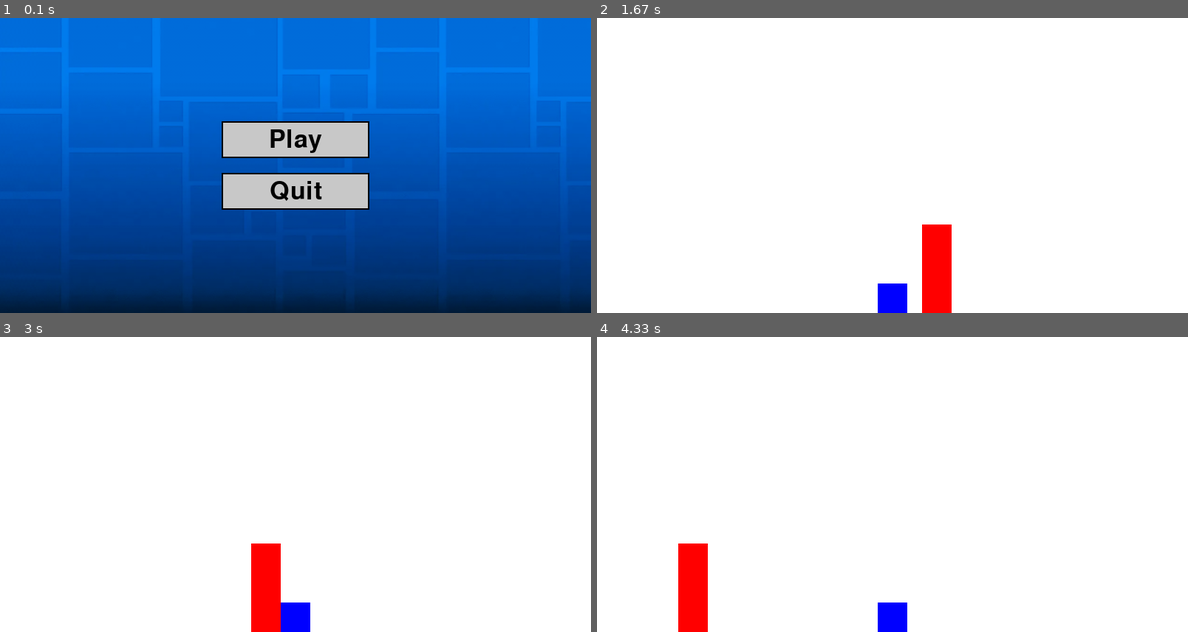
Above: before the commit, frames 1-4 (two rows, left to right).
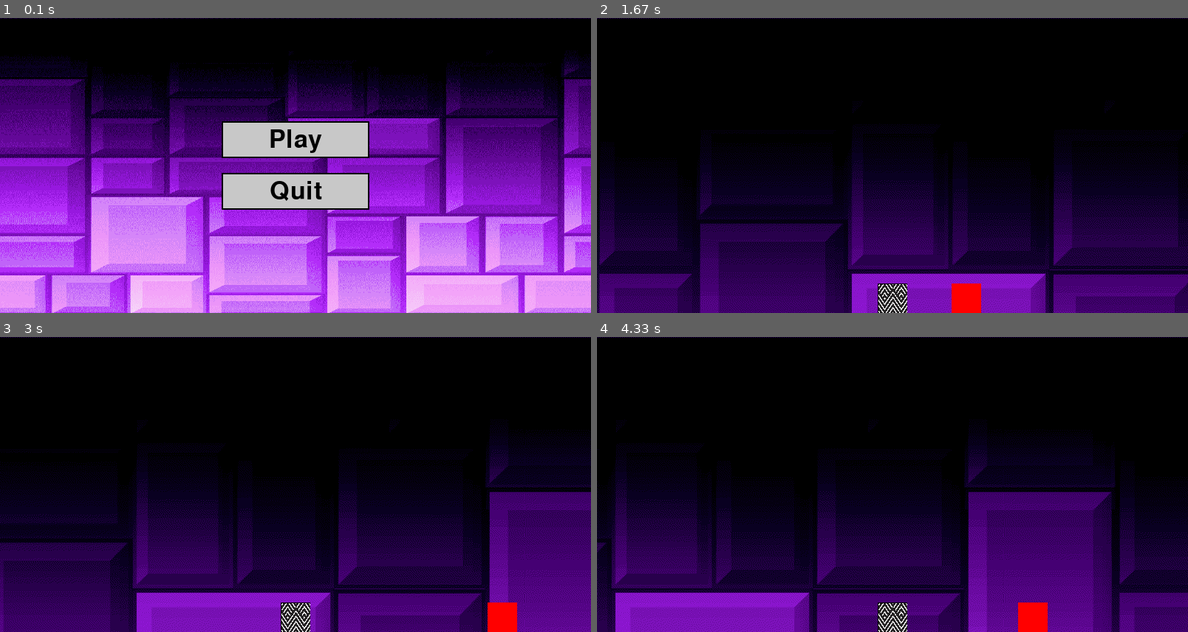
Above: after the commit, the same moments.

Repository: S7b0t4/pyGameGeometryDesh
Game: pygame game, started from geometry_dash.py
Two runs of this game, one before a commit and one after it. Both use one fixed random seed, a clock stepped at 60 frames per second and the inputs below.
Inputs (mouse positions are in pixels of both pictures, inside the frame that each line leads up to):
- Up to frame 1 (0.1 s): no input
- Up to frame 2 (1.67 s): press the mouse at (892, 138) at 0.37 s; move the mouse to (963, 147) at 0.47 s; release the mouse at (1028, 159) at 0.6 s; hold Right 0.67-1.13 s; move the mouse to (868, 85) at 0.7 s; hold Right 1.17-1.63 s
- Up to frame 3 (3 s): hold Left 1.67-2.2 s; hold Left 2.23-2.63 s; hold Right from 2.67 s (still down)
- Up to frame 4 (4.33 s): release Right at 3.3 s; hold Left 3.33-3.8 s; hold Right 3.83-4.3 s

The runs differ from the first frame. In frame 1, 94% of the frame differs, in the area x 0-100%, y 0-100%; in frame 2, 100%; in frame 3, 100%; in frame 4, 100%.

Commit message:
feat: background movement and rools

Diff:
--- a/game_logic.py
+++ b/game_logic.py
@@ -27,14 +27,47 @@
 spike_img = pygame.Surface((TILE_SIZE, TILE_SIZE))
 spike_img.fill(RED)
 
-# Функция для загрузки карты из файла
+player_image = pygame.image.load("cube.png")
+player_image = pygame.transform.scale(player_image, (40, 40))
+
+
+background = pygame.image.load("background.png")
+background_width = background.get_width()  # Ширина фона
+
+# Состояние фона
+background_x = 0  # Начальная позиция фона
+background_speed = 2
+
+background_x1 = 0  # Начальная позиция первого фона
+background_x2 = background_width  # Начальная позиция второго фона
+background_speed = 2
+
+
+def reset_background():
+    global background_x1, background_x2
+    background_x1 = 0
+    background_x2 = background_width
+
+
+def draw_background():
+    global background_x1, background_x2
+
+    screen.blit(background, (background_x1, 0))  # Первый фон
+    screen.blit(background, (background_x2, 0))  # Второй фон
+
+    background_x1 -= background_speed
+    background_x2 -= background_speed
+
+    if background_x1 <= -background_width:
+        background_x1 = background_x2 + background_width
+
+    if background_x2 <= -background_width:
+        background_x2 = background_x1 + background_width
 
 
 def load_map(file_path):
     with open(file_path, 'r') as file:
         return [list(line.strip()) for line in file]
-
-# Функция для отрисовки карты
 
 
 def draw_map(game_map, offset_x):
@@ -49,6 +82,46 @@
                 screen.blit(jump_platform_img, (x, y))
             elif tile == '3':  # Шипы
                 screen.blit(spike_img, (x, y))
+
+
+def reset_game():
+    # Сброс состояния игрока и игры
+    global player_x, player_y, player_vel_y, on_ground
+    player_x = 100  # Начальная позиция по X
+    player_y = HEIGHT - player_height - 100  # Начальная позиция по Y
+    player_vel_y = 0  # Начальная вертикальная скорость
+    on_ground = True  # Начальное состояние (игрок на земле)
+    reset_background()
+
+
+def show_game_over():
+    font = pygame.font.SysFont(None, 48)
+    text = font.render('Game Over', True, RED)
+    retry_text = font.render('Press R to Retry', True, WHITE)
+    quit_text = font.render('Press Q to Quit', True, WHITE)
+
+    screen.fill(BLACK)
+    screen.blit(text, (WIDTH // 2 - text.get_width() // 2, HEIGHT // 2 - 100))
+    screen.blit(retry_text, (WIDTH // 2 -
+                retry_text.get_width() // 2, HEIGHT // 2))
+    screen.blit(quit_text, (WIDTH // 2 -
+                quit_text.get_width() // 2, HEIGHT // 2 + 50))
+
+    pygame.display.flip()
+
+    waiting = True
+    while waiting:
+        for event in pygame.event.get():
+            if event.type == pygame.QUIT:
+                pygame.quit()
+                sys.exit()
+            if event.type == pygame.KEYDOWN:
+                if event.key == pygame.K_r:
+                    reset_game()
+                    return "retry"
+                if event.key == pygame.K_q:
+                    pygame.quit()
+                    sys.exit()
 
 
 # Игрок
@@ -86,26 +159,48 @@
             tile_x = col_idx * TILE_SIZE
             tile_y = row_idx * TILE_SIZE
 
+            if tile == '1':
+                if tile_x <= player_x + player_width and player_x <= tile_x + TILE_SIZE:
+                    if player_y + player_height <= tile_y + TILE_SIZE and player_y + player_height + player_vel_y >= tile_y:
+                        player_y = tile_y - player_height  # Ставим игрока на платформу
+                        player_vel_y = 0  # Сбрасываем вертикальную скорость
+                        on_ground_temp = True  # Игрок стоит на платформе
+                        break
+
             if tile == '1':  # Платформа
-                # Проверяем, пересекает ли игрок платформу по оси X и его нижняя часть находится над платформой
+                # Проверка снизу (если игрок упал на платформу)
                 if tile_x <= player_x + player_width and player_x <= tile_x + TILE_SIZE:
                     if player_y + player_height <= tile_y + TILE_SIZE and player_y + player_height > tile_y:
                         player_y = tile_y - player_height  # Игрок ставится на платформу
                         player_vel_y = 0  # Сбрасываем вертикальную скорость
-                        on_ground_temp = True  # Персонаж на платформе
+                        on_ground = True  # Персонаж на платформе
                         break  # Выходим из цикла, так как мы нашли платформу
 
-    # Обработка движения игрока вправо
+                # Проверка сверху (если игрок столкнулся сверху)
+                if tile_x <= player_x + player_width and player_x <= tile_x + TILE_SIZE:
+                    if player_y >= tile_y + TILE_SIZE and player_y < tile_y + TILE_SIZE + player_vel_y:
+                        player_vel_y = 0
+
+            if tile == '3':  # Шипы
+                if player_x + player_width > tile_x and player_x < tile_x + TILE_SIZE:
+                    if player_y + player_height > tile_y and player_y < tile_y + TILE_SIZE:
+                        show_game_over()
+
+    if not on_ground_temp:
+        player_vel_y += 1
+    else:
+        player_vel_y = 0
+
     keys = pygame.key.get_pressed()
     if keys[pygame.K_RIGHT]:
-        player_x += player_velocity  # скорость вправо
-
-    if not on_ground_temp:
-        player_vel_y += 1  # Гравитация
-
-    player_y += player_vel_y  # Обновляем позицию игрока по Y
-
-    # Если игрок достиг земли, ставим его на землю
+        player_x += player_velocity
+
+    keys = pygame.key.get_pressed()
+    if keys[pygame.K_LEFT]:
+        player_x -= player_velocity
+
+    player_y += player_vel_y
+
     if player_y >= HEIGHT - player_height:
         player_y = HEIGHT - player_height
         player_vel_y = 0
@@ -118,7 +213,8 @@
     # Обновляем состояние на земле
     on_ground = on_ground_temp
 
-    print(f"Player Position: ({player_x}, {player_y}), Velocity: {player_vel_y}, On Ground: {on_ground}")
+    print(f"Player Position: ({player_x}, {player_y}), Velocity: {
+          player_vel_y}, On Ground: {on_ground}")
 
 
 def game_loop():
@@ -126,9 +222,13 @@
     game_map = load_map("map.txt")
     offset_x = 0  # Начальная позиция карты
 
+    reset_background()
+
     running = True
     while running:
-        screen.fill(WHITE)  # Заполняем экран белым
+        screen.fill(WHITE)
+
+        draw_background()
 
         # Обновление игрока, передаем карту для проверки столкновений с платформами
         update_player(game_map)
@@ -140,8 +240,7 @@
         draw_map(game_map, offset_x)
 
         # Рисуем игрока
-        pygame.draw.rect(screen, BLUE, (player_x - offset_x,
-                         player_y, player_width, player_height))
+        screen.blit(player_image, (player_x - offset_x, player_y))
 
         pygame.display.flip()
 
--- a/geometry_dash.py
+++ b/geometry_dash.py
@@ -31,6 +31,8 @@
 background = pygame.transform.scale(background, (WIDTH, HEIGHT))
 
 # Класс для кнопок
+
+
 class Button:
     def __init__(self, text, x, y, width, height, color, hover_color, action=None):
         self.text = text
@@ -42,7 +44,8 @@
     def draw(self, screen):
         mouse_pos = pygame.mouse.get_pos()
         is_hovered = self.rect.collidepoint(mouse_pos)
-        pygame.draw.rect(screen, self.hover_color if is_hovered else self.color, self.rect)
+        pygame.draw.rect(
+            screen, self.hover_color if is_hovered else self.color, self.rect)
         pygame.draw.rect(screen, BLACK, self.rect, 2)  # Граница кнопки
         text_surface = font.render(self.text, True, BLACK)
         text_rect = text_surface.get_rect(center=self.rect.center)
@@ -50,22 +53,26 @@
 
     def check_click(self):
         mouse_pos = pygame.mouse.get_pos()
-        if self.rect.collidepoint(mouse_pos) and pygame.mouse.get_pressed()[0]:  # ЛКМ
+        # ЛКМ
+        if self.rect.collidepoint(mouse_pos) and pygame.mouse.get_pressed()[0]:
             if self.action:
                 self.action()
 
-# Действия кнопок
+
 def start_game():
     game_loop()
+
 
 def quit_game():
     pygame.quit()
     sys.exit()
 
-# Главное меню
+
 def main_menu():
-    start_button = Button("Play", WIDTH // 2 - 100, HEIGHT // 2 - 60, 200, 50, GRAY, DARK_GRAY, start_game)
-    quit_button = Button("Quit", WIDTH // 2 - 100, HEIGHT // 2 + 10, 200, 50, GRAY, DARK_GRAY, quit_game)
+    start_button = Button("Play", WIDTH // 2 - 100, HEIGHT //
+                          2 - 60, 200, 50, GRAY, DARK_GRAY, start_game)
+    quit_button = Button("Quit", WIDTH // 2 - 100, HEIGHT //
+                         2 + 10, 200, 50, GRAY, DARK_GRAY, quit_game)
     buttons = [start_button, quit_button]
 
     while True:
@@ -84,9 +91,13 @@
         clock.tick(FPS)
 
 # Экран паузы
+
+
 def pause_menu():
-    resume_button = Button("Resume", WIDTH // 2 - 100, HEIGHT // 2 - 60, 200, 50, GRAY, DARK_GRAY)
-    quit_button = Button("Quit", WIDTH // 2 - 100, HEIGHT // 2 + 10, 200, 50, GRAY, DARK_GRAY, quit_game)
+    resume_button = Button("Resume", WIDTH // 2 - 100,
+                           HEIGHT // 2 - 60, 200, 50, GRAY, DARK_GRAY)
+    quit_button = Button("Quit", WIDTH // 2 - 100, HEIGHT //
+                         2 + 10, 200, 50, GRAY, DARK_GRAY, quit_game)
     buttons = [resume_button, quit_button]
 
     paused = True
@@ -107,4 +118,5 @@
 
         clock.tick(FPS)
 
+
 main_menu()
--- a/map.txt
+++ b/map.txt
@@ -5,7 +5,6 @@
 00000000000000000000
 0000C000000000000F00
 00000000000000000000
-00000000000300000000
-00000000000300000000
-0000000000030F000000
-00000000000000000000
+0000000000000000000000000000000000000001110000
+00000000000000000000000000000000111000000000000
+000000000000300000000000001113333333333333333333
Binary file changed: background.png
Binary file added: cube.png
Not shown, added: hand-drawn-dash-lines-mosaic-seamless-pattern-geometric-broken-line-endless-wallpaper-dashes-motif-doodle-style_97843-10499.avif
